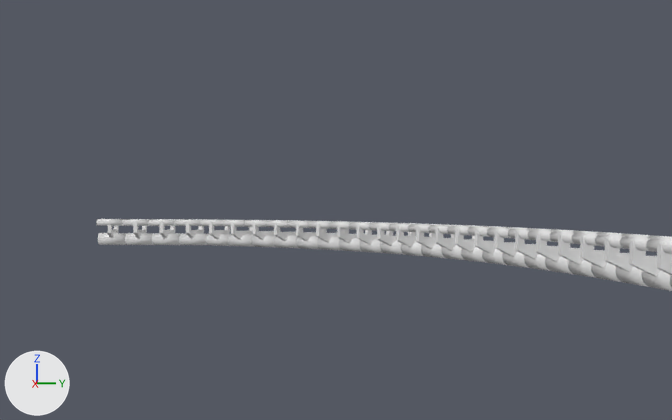
Two versions of the Blender file assets/roller_coaster/roller_coaster.blend, one commit apart.
One viewpoint serves both versions: a 50 mm lens placed at (-208.1, -10.0, 1.9), pointed at (-258.0, -13.5, 1.5). The axes (+X, +Y, +Z) are drawn at lower left. The lights are the same throughout.

The older version as bpy lines, for what is in view:
```python
me_cylinder = bpy.data.meshes.new('Cylinder')
me_cylinder.from_pydata(...)  # 220 vertices, 128 faces; spans x -2.43..2.43, y -3.21..3.21, z -0.41..1.4
me_cylinder.materials.append(mat_material)  # white #e7e7e7
ob_track = bpy.data.objects.new('track', me_cylinder)
ob_track.location = (0.0, -0.2, 0.0)
ob_track.scale = (0.311, 0.311, 0.755)
_m = ob_track.modifiers.new('Array', 'ARRAY')
_m.count = 858
_m = ob_track.modifiers.new('Curve', 'CURVE')
_m.object = ob_nurbspath
```
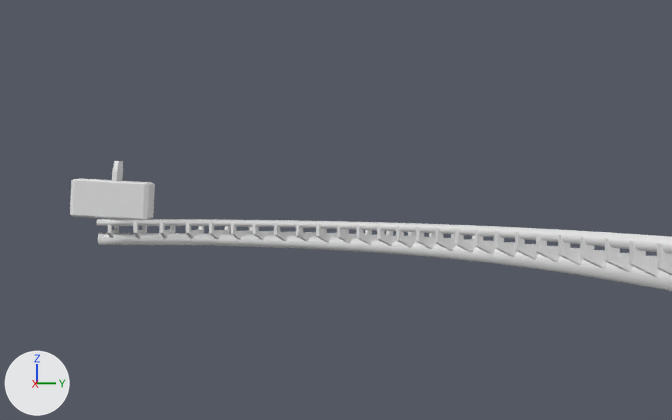
The change, as a list of edits to the scene's bpy script:
```text
Add me_cube_003:
    me_cube_003.from_pydata(...)  # 24 vertices, 19 faces; spans x -1.0..1.0, y -0.2..1.0, z -1.0..14.9
Add me_cube_002:
    me_cube_002.from_pydata(...)  # 32 vertices, 34 faces; spans x -1.0..1.0, y -1.0..1.0, z -1.0..1.0
Change ob_track:
    where _m = ob_track.modifiers.new('Array', 'ARRAY')
    add _m.use_merge_vertices = True
Add ob_cube:
    ob_cube = bpy.data.objects.new('Cube', me_cube_003)
    ob_cube.location = (-257.16, -24.41, 2.07)
    ob_cube.rotation_euler = (0.0894, -0.033, 1574.0)  # degrees (5.1, -1.9, 184)
    ob_cube.scale = (0.624, 1.01, 0.129)
Add ob_rc_cart:
    ob_rc_cart = bpy.data.objects.new('rc_cart', me_cube_002)
    ob_rc_cart.location = (-257.15, -25.45, 2.04)
    ob_rc_cart.rotation_euler = (-0.0266, -0.0551, -1.49)  # degrees (-1.5, -3.2, -85)
    ob_rc_cart.scale = (2.03, 1.0, 1.0)
```

Location of each change, [x1, y1, x2, y2] in pixels of the pictures (672 x 420 px):
'rc_cart', added
    after: [70, 179, 155, 220]
'Cube', added
    after: [112, 161, 123, 181]
